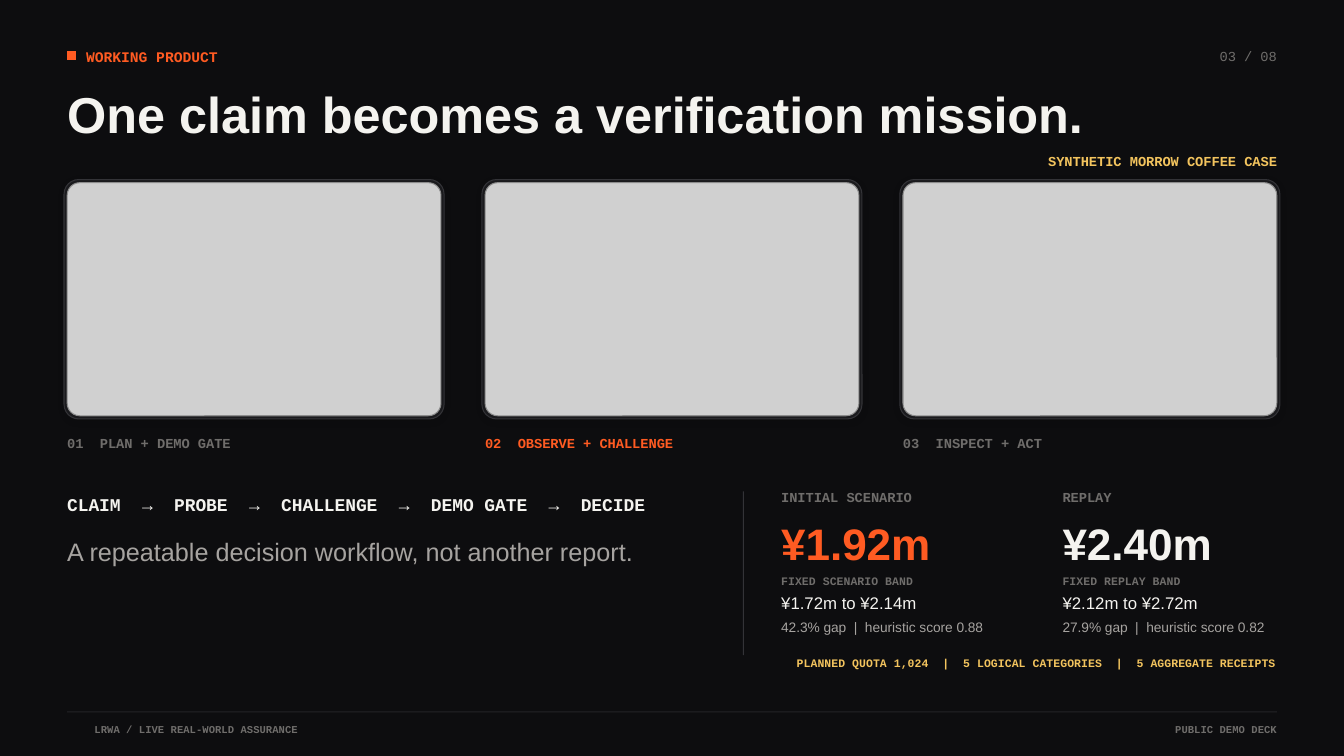
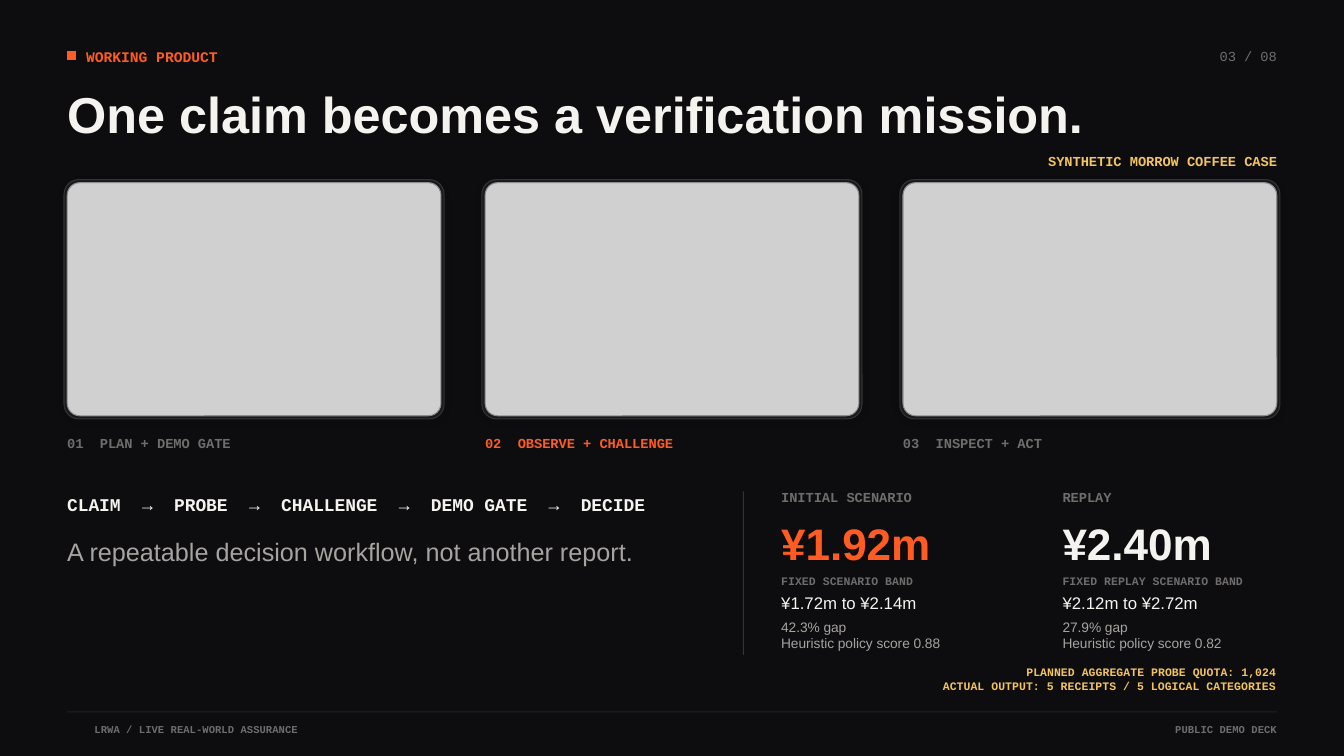
Before and after one commit to 0xWeakSheep/lrwa-agent-web, a slide deck: slide 3 of public/materials/LRWA_Seed_Deck.pptx. Drawn at 1344x756 pixels with LibreOffice and Linux fonts; fonts in the diff are those of the drawing; grey boxes stand for pictures; background and template pictures are left out. Boxes give left, top, right and bottom in pixels: in the first picture for what was removed or moved away, otherwise in the second. Text is boxed around its words. In the diff, an @@ line names an element or a change of style, - is before the commit and + after.

```diff
--- a/public/materials/LRWA_Seed_Deck.pptx
+++ b/public/materials/LRWA_Seed_Deck.pptx
@@ text at (1063, 577, 1243, 585): text changed @@
-FIXED REPLAY BAND
+FIXED REPLAY SCENARIO BAND
@@ text at (781, 622, 941, 651): text changed @@
-42.3% gap | heuristic score 0.88
+42.3% gap
+Heuristic policy score 0.88
@@ text at (1063, 622, 1222, 651): text changed @@
-27.9% gap | heuristic score 0.82
+27.9% gap
+Heuristic policy score 0.82
@@ text at (943, 668, 1276, 690): text changed @@
-PLANNED QUOTA 1,024 | 5 LOGICAL CATEGORIES | 5 AGGREGATE RECEIPTS
+PLANNED AGGREGATE PROBE QUOTA: 1,024
+ACTUAL OUTPUT: 5 RECEIPTS / 5 LOGICAL CATEGORIES
```
Also in this commit, not shown: 1 other slide changed, 1 other file.
